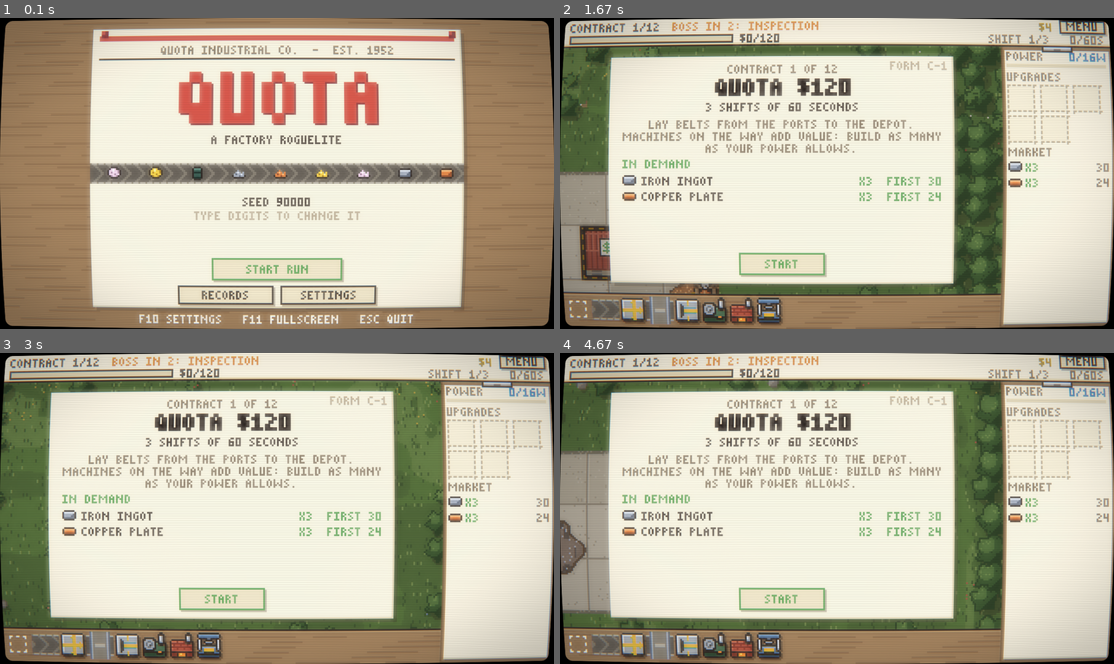
Above: before the commit, frames 1-4 (two rows, left to right).
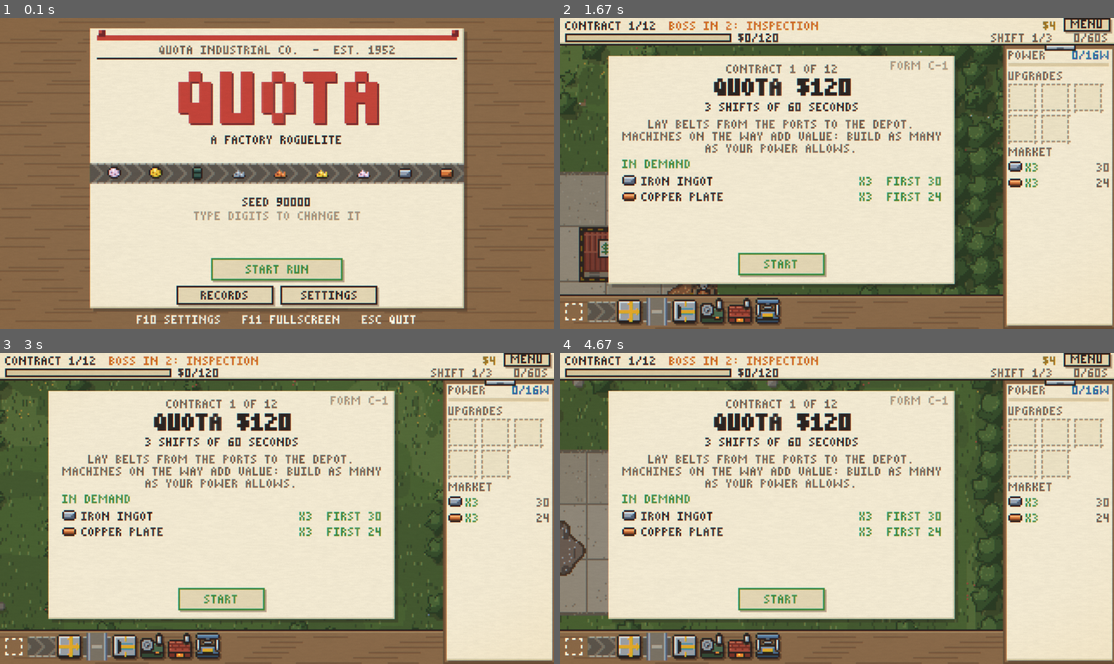
Above: after the commit, the same moments.

Repository: Matisse-Git/FactoryRogueliteCC
Game: LÖVE game, started from main.lua
Two runs of this game, one before a commit and one after it. Both use one fixed random seed, a clock stepped at 60 frames per second and the inputs below.
Inputs (mouse positions are in pixels of both pictures, inside the frame that each line leads up to):
- Up to frame 1 (0.1 s): no input
- Up to frame 2 (1.67 s): tap Enter at 0.33 s; hold Right 0.67-1.13 s; move the mouse to (837, 195) at 0.7 s; hold Up 1.17-1.47 s; hold Right from 1.5 s (still down)
- Up to frame 3 (3 s): release Right at 1.97 s; hold Left 2-2.53 s; hold Down 2.57-2.87 s; hold Left from 2.9 s (still down)
- Up to frame 4 (4.67 s): release Left at 3.3 s; hold Up 3.33-3.7 s; hold Right 3.73-4.37 s; hold Down from 4.4 s (still down)

The runs differ from the first frame. In frame 1, 40% of the frame differs, in the area x 0-100%, y 0-100%; in frame 2, 39%; in frame 3, 39%; in frame 4, 40%.

Commit message:
Art pass: sale coins, stamp slam, print filter
Sales throw coins (banknotes for dearer goods) and show price tags. Report
and final stamps come down with a thunk and a jolt. A print filter (paper
grain, slightly misregistered ink) is the default; CRT and off remain.
The settings memo gains the filter choice and a music slider.

Co-Authored-By: Claude Opus 5.5 <noreply@anthropic.com>

Diff:
--- a/src/app.lua
+++ b/src/app.lua
@@ -245,7 +245,10 @@
   local s, ox, oy = App.layout(w, h)
   local levels = App.levels()
   love.graphics.setColor(1, 1, 1, 1)
-  if Crt.ok and (s ~= math.floor(s) or not Crt.off(levels)) then
+  local print = Settings.filter == 'print' and Settings.print / 100 or 0
+  if Crt.print and print > 0 then
+    Crt.drawPrint(App.canvas, ox, oy, s, print)
+  elseif Crt.ok and (s ~= math.floor(s) or not Crt.off(levels)) then
     Crt.draw(App.canvas, ox, oy, s, levels)
   else
     love.graphics.draw(App.canvas, ox, oy, 0, s, s)
--- a/src/gfx/crt.lua
+++ b/src/gfx/crt.lua
@@ -86,14 +86,85 @@
 }
 ]]
 
+-- The print filter: the picture as if printed on paper. The ink plates sit a
+-- touch out of register (the red and blue drift a fraction of a pixel apart),
+-- the paper has a grain finer than a game pixel, and its edges yellow a
+-- little. Nothing moves.
+local PRINT = [[
+uniform vec2 size;
+uniform float scale;
+uniform float strength;
+
+vec3 sharp(Image tex, vec2 p) {
+  vec2 cell = floor(p);
+  vec2 f = fract(p) - 0.5;
+  vec2 inner = vec2(0.5 - 0.5 / scale);
+  f = (f - clamp(f, -inner, inner)) * scale + 0.5;
+  return Texel(tex, (cell + f) / size).rgb;
+}
+
+float hash(vec2 p) {
+  p = fract(p * vec2(123.34, 456.21));
+  p += dot(p, p + 45.32);
+  return fract(p.x * p.y);
+}
+
+float noise(vec2 p) {
+  vec2 i = floor(p), f = fract(p);
+  f = f * f * (3.0 - 2.0 * f);
+  return mix(mix(hash(i), hash(i + vec2(1.0, 0.0)), f.x),
+             mix(hash(i + vec2(0.0, 1.0)), hash(i + vec2(1.0, 1.0)), f.x), f.y);
+}
+
+vec4 effect(vec4 color, Image tex, vec2 uv, vec2 screen) {
+  vec2 p = uv * size;
+  // Out of register: the red plate a little right and down, the blue a
+  // little left. At most about a third of a game pixel.
+  vec2 off = vec2(0.34, 0.22) * strength;
+  vec3 col = vec3(sharp(tex, p + off).r, sharp(tex, p).g, sharp(tex, p - off * 0.6).b);
+
+  // Where the ink is dark it sits a touch heavier.
+  float luma = dot(col, vec3(0.299, 0.587, 0.114));
+  col *= 1.0 - 0.06 * strength * (1.0 - luma);
+
+  // Paper grain: fine speckle at screen resolution, and longer fibres.
+  vec2 sp = p * scale;
+  float speck = hash(floor(sp)) - 0.5;
+  float fibre = noise(sp * vec2(0.08, 0.5)) - 0.5;
+  col *= 1.0 + strength * (0.07 * speck + 0.06 * fibre);
+
+  // The edges of the sheet, faintly yellowed.
+  vec2 c = uv * 2.0 - 1.0;
+  float edge = smoothstep(0.6, 2.0, dot(c, c));
+  col = mix(col, col * vec3(1.0, 0.93, 0.8), edge * strength * 0.5);
+
+  return vec4(col, 1.0) * color;
+}
+]]
+
 function Crt.load()
   local ok, shader = pcall(love.graphics.newShader, CODE)
   Crt.ok = ok
   if ok then
     Crt.shader = shader
+    local pok, print2 = pcall(love.graphics.newShader, PRINT)
+    if pok then Crt.print = print2 else print('print filter unavailable: ' .. tostring(print2)) end
   else
     print('CRT filter unavailable: ' .. tostring(shader))
   end
+end
+
+-- Draw `canvas` through the print filter, `strength` 0..1.
+function Crt.drawPrint(canvas, x, y, s, strength)
+  local shader = Crt.print
+  shader:send('size', { canvas:getDimensions() })
+  shader:send('scale', s)
+  shader:send('strength', strength)
+  canvas:setFilter('linear', 'linear')
+  love.graphics.setShader(shader)
+  love.graphics.draw(canvas, x, y, 0, s, s)
+  love.graphics.setShader()
+  canvas:setFilter('nearest', 'nearest')
 end
 
 -- Where a point of the picture rectangle (u, v in 0..1) reads from the
--- a/src/settings.lua
+++ b/src/settings.lua
@@ -1,6 +1,11 @@
 -- Player settings, kept in a small text file in the save folder.
 
 local Settings = {
+  -- The last pass over the picture: 'print' (paper grain and a slightly
+  -- misregistered ink, like a printed page), 'crt' (an old screen) or 'off'.
+  filter = 'print',
+  print = 50,          -- strength of the print filter
+
   -- CRT filter. Every strength is 0 (off) to 100 in steps of 10.
   crt = 50,            -- the one slider of the simple mode: drives every part
   custom = false,      -- true: each part has its own slider instead
@@ -8,6 +13,7 @@
   scanlines = 50, glow = 50, vignette = 50, fringe = 50, bulge = 50,
 
   sound = 70,          -- effects volume, 0 (off) to 100 in steps of 10
+  music = 50,          -- music volume, likewise
 
   fullscreen = false,
   integer = true,      -- scale the picture by whole numbers only
@@ -18,11 +24,14 @@
 Settings.PARTS = { 'scanlines', 'glow', 'vignette', 'fringe', 'bulge' }
 
 local FILE = 'settings.txt'
-local NUMBERS = { 'crt', 'scanlines', 'glow', 'vignette', 'fringe', 'bulge', 'sound' }
+local NUMBERS = { 'crt', 'scanlines', 'glow', 'vignette', 'fringe', 'bulge', 'sound', 'music', 'print' }
 local SWITCHES = { 'custom', 'seeded', 'fullscreen', 'integer' }
+local CHOICES = { filter = { 'print', 'crt', 'off' } }
+Settings.FILTERS = CHOICES.filter
 local kind = {}
 for _, key in ipairs(NUMBERS) do kind[key] = 'number' end
 for _, key in ipairs(SWITCHES) do kind[key] = 'switch' end
+for key in pairs(CHOICES) do kind[key] = 'choice' end
 
 function Settings.load()
   local text = love.filesystem.read(FILE)
@@ -33,6 +42,10 @@
       if n then Settings[key] = math.max(0, math.min(100, math.floor(n / 10 + 0.5) * 10)) end
     elseif kind[key] == 'switch' then
       if value == 'true' or value == 'false' then Settings[key] = value == 'true' end
+    elseif kind[key] == 'choice' then
+      for _, v in ipairs(CHOICES[key]) do
+        if v == value then Settings[key] = value end
+      end
     end
   end
 end
@@ -42,6 +55,7 @@
   local lines = {}
   for _, key in ipairs(NUMBERS) do lines[#lines + 1] = key .. '=' .. Settings[key] end
   for _, key in ipairs(SWITCHES) do lines[#lines + 1] = key .. '=' .. tostring(Settings[key]) end
+  for key in pairs(CHOICES) do lines[#lines + 1] = key .. '=' .. Settings[key] end
   love.filesystem.write(FILE, table.concat(lines, '\n') .. '\n')
 end
 
@@ -64,11 +78,22 @@
   Settings.save()
 end
 
--- Strength of each part as 0..1, whichever mode is on.
+-- The next filter in the list, after the current one.
+function Settings.nextFilter()
+  local list = CHOICES.filter
+  for i, v in ipairs(list) do
+    if v == Settings.filter then return list[i % #list + 1] end
+  end
+  return list[1]
+end
+
+-- Strength of each part of the CRT filter as 0..1, whichever mode is on;
+-- all 0 when another filter is chosen.
 local levels = {}
 function Settings.levels()
+  local on = Settings.filter == 'crt'
   for _, part in ipairs(Settings.PARTS) do
-    levels[part] = (Settings.custom and Settings[part] or Settings.crt) / 100
+    levels[part] = on and (Settings.custom and Settings[part] or Settings.crt) / 100 or 0
   end
   return levels
 end
--- a/src/sfx.lua
+++ b/src/sfx.lua
@@ -57,6 +57,8 @@
   land   = { 'tri',    0.30, { { 392, 0.07 }, { 523, 0.07 }, { 659, 0.14 } } },
   boss   = { 'square', 0.24, { { 98, 0.18 }, { 92, 0.18 }, { 87, 0.3 } } },
   error  = { 'square', 0.18, { { 150, 0.08 } }, gap = 0.1 },
+  thunk  = { 'sine',   0.60, { { 120, 0.18, 38 } } },     -- a rubber stamp comes down
+  slap   = { 'noise',  0.22, { { 0, 0.05 } } },
 }
 
 function Sfx.load()
--- a/src/ui/game.lua
+++ b/src/ui/game.lua
@@ -402,6 +402,18 @@
           x = ev.x, y = ev.y, value = ev.value, age = 0, tick = F.shift.tick,
           best = best, color = color,
         }
+        -- Money hops out of the sale: coins, or banknotes for dearer goods.
+        if ev.value > 0.005 then
+          local n = ev.value >= 500 and 3 or (ev.value >= 50 and 2 or 1)
+          local shape = ev.value >= 50 and 'note' or 'coin'
+          for _ = 1, n do
+            Particles.add(g.parts, {
+              x = ev.x + 0.3 + 0.4 * love.math.random(), y = ev.y + 0.3,
+              vx = (love.math.random() - 0.5) * 2.4, vy = -3 - love.math.random() * 1.5,
+              grav = 13, life = 0.6, shape = shape, fade = 'late',
+            })
+          end
+        end
       end
       -- Dearer sales ring higher.
       Sfx.play('sale', 0.8 + 0.1 * math.min(8, math.log10(1 + ev.value)))
@@ -508,9 +520,41 @@
   }
 end
 
+-- A rubber stamp on the report or the final papers comes down hard: it
+-- starts big, lands with a thunk, and the desk jolts.
+local SLAM = 0.14
+local SHAKE = 0.22
+local function updateStamp(g, dt)
+  local want = (g.mode == 'summary' and revealDone(g)) or g.mode == 'win' or g.mode == 'over'
+  if not want then
+    g.stampT, g.stamped, g.stampGrow = nil, nil, 1
+  else
+    g.stampT = g.stampT and g.stampT + dt or 0
+    local t = g.stampT
+    g.stampGrow = t < SLAM and 1 + 2.2 * (1 - t / SLAM) ^ 2 or 1
+    if t >= SLAM and not g.stamped then
+      g.stamped = true
+      g.shake = SHAKE
+      Sfx.play('thunk')
+      Sfx.play('slap', 0.6)
+    end
+  end
+  if g.shake then
+    g.shake = g.shake - dt
+    if g.shake <= 0 then g.shake = nil end
+  end
+end
+
+-- Puts a stamp straight down, without the slam (for the screenshot script).
+function Game.settleStamp(app)
+  local g = app.g
+  if g.stampT then g.stampT, g.stamped, g.stampGrow, g.shake = 10, true, 1, nil end
+end
+
 function Game.update(app, dt)
   local g = app.g
   Fx.update(g.fx, dt)
+  updateStamp(g, dt)
   Particles.update(g.parts, dt)
   updateClearing(g, dt)
   updateSmoke(app, dt)
@@ -942,10 +986,15 @@
     local x = px + T / 2 - Font.width(label) / 2
     x = max(VX + 1, min(x, VX + VW - Font.width(label) - 2))
     -- They rise, or sink where the top bar would swallow them.
-    local y = py - 6 - p.age * POPUP_RISE
-    if py - VY < 2 * T then y = py + T + 1 + p.age * POPUP_RISE end
-    UI.text(label, x + 1, y + 1, P.dark)
-    UI.text(label, x, y, color)
+    local y = floor(py - 7 - p.age * POPUP_RISE)
+    if py - VY < 2 * T then y = floor(py + T + 2 + p.age * POPUP_RISE) end
+    -- A little price tag.
+    local w = Font.width(label) + 4
+    local a = min(1, (POPUP_LIFE - p.age) / 0.15)
+    UI.rect(x - 1, y - 1, w, 8, P.dark, 0.35 * a)
+    UI.rect(x - 2, y - 2, w, 8, P.paperL, a)
+    UI.color(color, a)
+    Font.print(label, x, y)
   end
 
   love.graphics.setScissor()
@@ -1488,6 +1537,12 @@
 
 function Game.draw(app)
   local g = app.g
+  love.graphics.push()
+  if g.shake then
+    -- The jolt dies away: a couple of pixels, then one, then none.
+    local a = math.ceil(g.shake / SHAKE * 2)
+    love.graphics.translate(love.math.random(-a, a), love.math.random(0, a))
+  end
   drawBoard(app)
   drawTopBar(app)
   drawSidebar(app)
@@ -1515,6 +1570,7 @@
   elseif UI.tip and not g.picker then
     UI.drawTip(UI.tip, UI.mx, UI.my)
   end
+  love.graphics.pop()
 end
 
 ---------------------------------------------------------------- input
--- a/src/ui/particles.lua
+++ b/src/ui/particles.lua
@@ -2,9 +2,12 @@
 -- Positions and speeds are in tiles, so particles stay put across zoom
 -- levels; sizes are in close-view pixels and halve in the overview.
 --
--- A particle: { x, y, vx, vy, life, color, size, grav, drag, grow, alpha }
+-- A particle: { x, y, vx, vy, life, color, size, grav, drag, grow, alpha,
+-- shape, fade }. `shape` 'coin' spins, 'note' (a banknote) flutters; others
+-- are squares. `fade` false keeps it solid, 'late' fades only at the end.
 
 local UI = require 'src.ui.ui'
+local P = require 'src.gfx.palette'
 
 local Particles = {}
 
@@ -39,16 +42,44 @@
   end
 end
 
+-- A coin turning over: its width through one spin.
+local SPIN = { 3, 2, 1, 2 }
+
+local function coin(p, x, y, a, big)
+  local w = big and SPIN[math.floor(p.age * 18) % 4 + 1] or (math.floor(p.age * 18) % 2 == 0 and 2 or 1)
+  local h = big and 3 or 2
+  x = x - math.floor(w / 2)
+  UI.rect(x, y + h, w, 1, P.dark, 0.35 * a)
+  UI.rect(x, y, w, h, P.money, a)
+  if w == 3 then UI.rect(x, y, 1, 1, P.paperL, a) end
+end
+
+local function note(p, x, y, a, big)
+  local flap = math.floor(p.age * 12) % 2
+  local w, h = big and 5 - flap or 3, big and 3 or 2
+  x = x - math.floor(w / 2) + math.floor(math.sin(p.age * 14) + 0.5)
+  UI.rect(x, y + h, w, 1, P.dark, 0.35 * a)
+  UI.rect(x, y, w, h, P.green, a)
+  if big then UI.rect(x + math.floor(w / 2), y + 1, 1, 1, P.paperL, a) end
+end
+
 -- (ox, oy): the screen position of tile (0, 0); T: the tile size.
 function Particles.draw(ps, ox, oy, T)
   local k = T / 16
   for _, p in ipairs(ps.list) do
     local t = p.age / p.life
-    local size = math.max(1, math.floor((p.size + (p.grow or 0) * t) * k + 0.5))
-    local a = p.alpha * (p.fade == false and 1 or (1 - t))
-    local x = math.floor(ox + p.x * T - size / 2 + 0.5)
-    local y = math.floor(oy + p.y * T - size / 2 + 0.5)
-    UI.rect(x, y, size, size, p.color, a)
+    local fade = 1 - t
+    if p.fade == false then fade = 1 elseif p.fade == 'late' then fade = math.min(1, (1 - t) / 0.3) end
+    local a = p.alpha * fade
+    if p.shape == 'coin' or p.shape == 'note' then
+      local x, y = math.floor(ox + p.x * T + 0.5), math.floor(oy + p.y * T + 0.5)
+      if p.shape == 'coin' then coin(p, x, y, a, T == 16) else note(p, x, y, a, T == 16) end
+    else
+      local size = math.max(1, math.floor((p.size + (p.grow or 0) * t) * k + 0.5))
+      local x = math.floor(ox + p.x * T - size / 2 + 0.5)
+      local y = math.floor(oy + p.y * T - size / 2 + 0.5)
+      UI.rect(x, y, size, size, p.color, a)
+    end
   end
 end
 
--- a/src/ui/settings.lua
+++ b/src/ui/settings.lua
@@ -18,31 +18,38 @@
 local LABEL = {
   crt = 'STRENGTH', scanlines = 'SCANLINES', glow = 'GLOW',
   vignette = 'DARK CORNERS', fringe = 'COLOUR FRINGE', bulge = 'BULGE',
-  sound = 'SOUND',
+  sound = 'SOUND', music = 'MUSIC', print = 'STRENGTH',
 }
-
--- The sound slider always works; the CRT ones need the filter.
+local FILTER = { print = 'PRINT', crt = 'CRT', off = 'OFF' }
+
+-- The volume sliders always work; the filter ones need the shaders.
 local function usable(key)
-  return key == 'sound' or Crt.ok
+  return key == 'sound' or key == 'music' or Crt.ok
 end
 
 local dragging = nil         -- key of the slider being dragged
-local focus = 'crt'          -- key of the slider the arrow keys move
+local focus = 'print'        -- key of the slider the arrow keys move
 
 -- The rows for the current mode, each with the y of its text, plus the
 -- panel's top and height (it grows with the number of rows).
 local function layout()
-  local rows = { { kind = 'slider', key = 'sound' }, { kind = 'mode' } }
-  if Settings.custom then
-    for _, part in ipairs(Settings.PARTS) do rows[#rows + 1] = { kind = 'slider', key = part } end
-  else
-    rows[#rows + 1] = { kind = 'slider', key = 'crt' }
+  local rows = { { kind = 'slider', key = 'sound' }, { kind = 'slider', key = 'music' }, { kind = 'filter' } }
+  if Settings.filter == 'print' then
+    rows[#rows + 1] = { kind = 'slider', key = 'print' }
+  elseif Settings.filter == 'crt' then
+    rows[#rows + 1] = { kind = 'mode' }
+    if Settings.custom then
+      for _, part in ipairs(Settings.PARTS) do rows[#rows + 1] = { kind = 'slider', key = part } end
+    else
+      rows[#rows + 1] = { kind = 'slider', key = 'crt' }
+    end
   end
   rows[#rows + 1] = { kind = 'fullscreen' }
   rows[#rows + 1] = { kind = 'integer' }
-  local h = 22 + #rows * ROWH + 20
+  local rowh = #rows > 9 and ROWH - 1 or ROWH     -- squeeze a long list onto the screen
+  local h = 22 + #rows * rowh + 20
   local y = math.floor((180 - h) / 2)
-  for i, row in ipairs(rows) do row.y = y + 22 + (i - 1) * ROWH end
+  for i, row in ipairs(rows) do row.y = y + 22 + (i - 1) * rowh end
   return rows, y, h
 end
 
@@ -115,8 +122,15 @@
   UI.heading('SETTINGS', X + 6, y + 5, W - 12)
 
   for _, row in ipairs(rows) do
-    if row.kind == 'mode' then
-      UI.text('CRT FILTER', X + 8, row.y, Crt.ok and P.text or P.faint)
+    if row.kind == 'filter' then
+      UI.text('FILTER', X + 8, row.y, Crt.ok and P.text or P.faint)
+      if switch(FILTER[Settings.filter], row.y, false, 40, { disabled = not Crt.ok, color = P.blue }) then
+        Settings.set('filter', Settings.nextFilter())
+        dragging = nil
+        focus = Settings.filter == 'crt' and 'crt' or 'print'
+      end
+    elseif row.kind == 'mode' then
+      UI.text('CRT MODE', X + 8, row.y, Crt.ok and P.text or P.faint)
       if switch(Settings.custom and 'CUSTOM' or 'SIMPLE', row.y, Settings.custom, 40,
           { disabled = not Crt.ok, color = P.blue }) then
         Settings.setCustom(not Settings.custom)
--- a/tools/shots.lua
+++ b/tools/shots.lua
@@ -49,6 +49,11 @@
   end
 
   local function shot(name)
+    -- A stamp still coming down is put straight on the paper.
+    if App.state == 'game' and App.g and App.g.stampT and App.g.stampT < 1 then
+      Game.settleStamp(App)
+      coroutine.yield()
+    end
     love.graphics.setCanvas(out)
     love.graphics.clear(0, 0, 0, 1)
     love.graphics.setColor(1, 1, 1, 1)
@@ -348,6 +353,13 @@
     App.move(cell(smelter.pos.x, smelter.pos.y))
     wait(2)
     shot('04_run')
+    local coins = 0
+    for _, q in ipairs(App.g.parts.list) do if q.shape then coins = coins + 1 end end
+    expect('sales throw coins', coins > 0)
+    require('src.ui.particles').update(App.g.parts, 0.2)
+    App.move(300, 20)
+    wait(1)
+    shot('04b_coins')
     App.g.paused = false
 
     App.keypressed('return')
@@ -690,7 +702,9 @@
 
     ---------------------------------------------------------- settings panel
     expect('crt: the filter is available', Crt.ok)
-    expect('settings: defaults', Settings.crt == 50 and Settings.integer)
+    expect('settings: defaults', Settings.crt == 50 and Settings.integer
+      and Settings.filter == 'print' and Settings.print == 50 and Settings.music == 50)
+    expect('settings: the print filter leaves the mouse alone', Crt.off(App.levels()))
     expect('a run that ended leaves nothing to continue', not App.hasSave())
     click(Title.at.records)
     expect('title: RECORDS opens the records', App.overlay == 'records' and Records.contract >= 12 and Records.wins == 1)
@@ -709,7 +723,10 @@
     App.move(300, 20)
     wait(2)
     shot('19_settings')
-
+    crtShot('19b_print_filter', 1280, 720)
+
+    click(Panel.at('filter'))
+    expect('filter: the switch goes from print to CRT', Settings.filter == 'crt' and Panel.stop(0, 'crt') ~= nil)
     click(Panel.stop(100))
     expect('slider: a click sets the strength', Settings.crt == 100)
     local sx, sy = Panel.stop(100)
@@ -747,7 +764,9 @@
       Settings.custom and Settings.bulge == 100 and Settings.scanlines == 0)
     for _, part in ipairs(Settings.PARTS) do click(Panel.stop(0, part)) end
     expect('custom: every part at 0 turns the filter off', Crt.off(App.levels()))
+    expect('custom: the long panel fits on the screen', select(2, Panel.at('integer')) < 170)
     click(Panel.at('mode'))
+    click(Panel.stop(40))         -- the hover picks which slider the arrows move
 
     for _ = 1, 6 do App.keypressed('left') end
     expect('slider: 0 turns the filter off', Settings.crt == 0 and Crt.off(App.levels()))
@@ -852,6 +871,9 @@
     wait(2)
     crtShot('26_crt_custom_scanlines_only', 1280, 720)
     Settings.setCustom(false)
+    Settings.set('filter', 'print')
+    wait(2)
+    crtShot('27a_print_run', 1280, 720)
     App.g.paused = false
     Game.fastForward(App)
 
